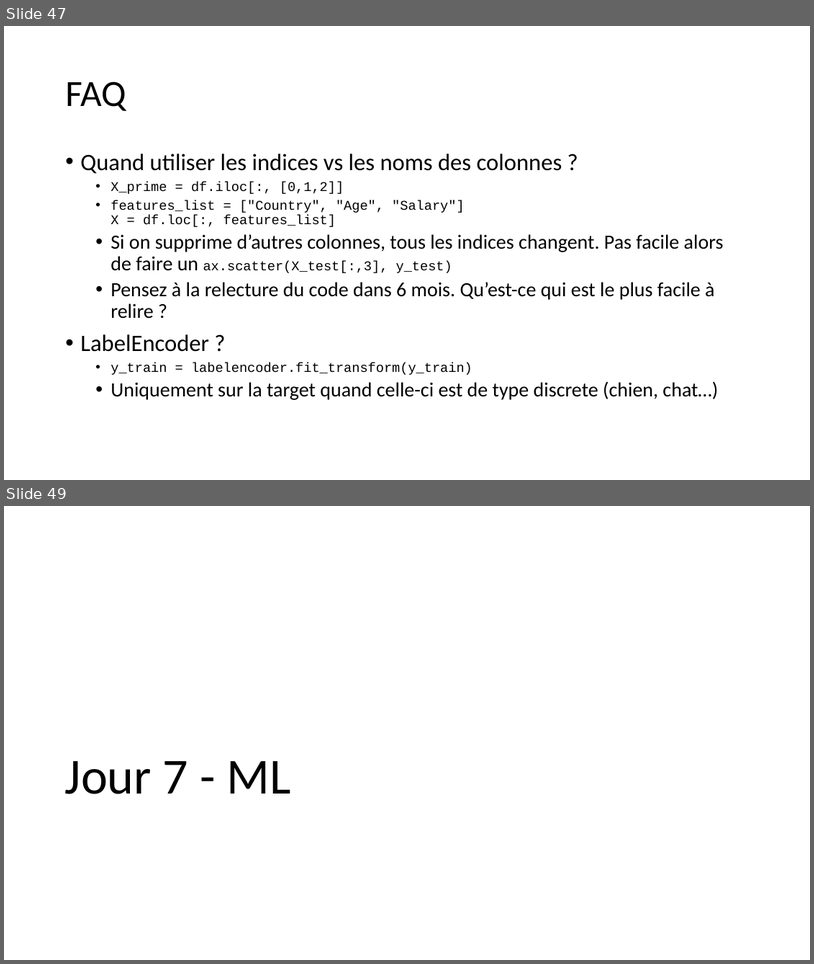
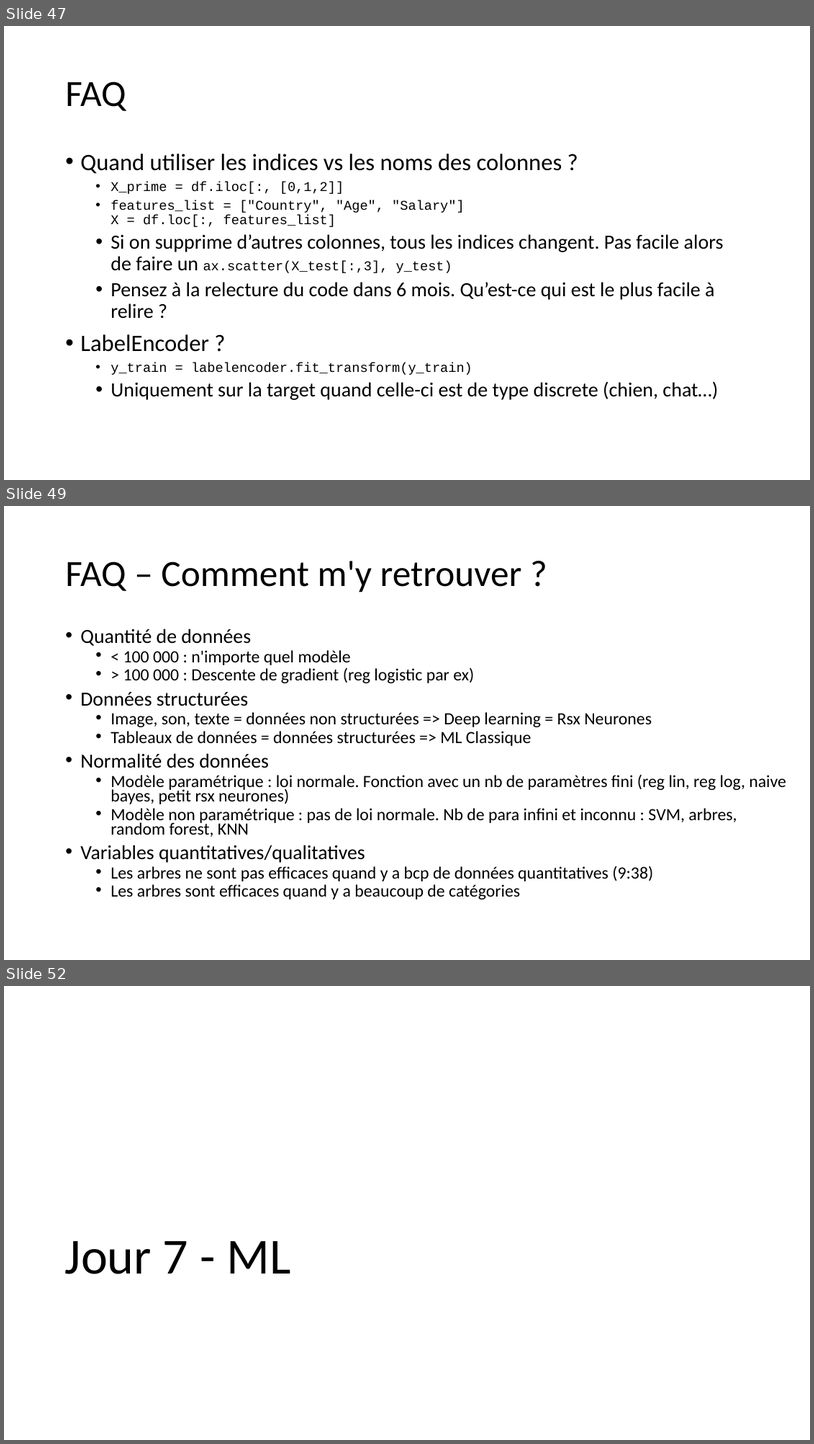
Before and after one commit to 40tude/Data_Essentials_Stage_Oct_2023, a slide deck: 00_notes_de_stage.pptx. Shown one above the other, each under a label of ours: slides 47 and 49 before the commit, slides 47, 49 and 52 after it; the slides between them are not shown. The pictures are 814x964 and 814x1444 pixels, drawn with LibreOffice and Linux fonts; fonts in the diff are those of the drawing. Boxes give left, top, right and bottom in pixels: in the first picture for what was removed or moved away, otherwise in the second. Text is boxed around its words. In the diff, an @@ line names an element or a change of style, - is before the commit and + after.

```diff
--- a/00_notes_de_stage.pptx
+++ b/00_notes_de_stage.pptx
@@ slide 49 added at (4,506,810,960), background #FFFFFF @@
@@ title added at (65,561,522,592), 44 pt, text #000000 @@
+FAQ – Comment m'y retrouver ?
@@ text added at (80,628,787,899), 20.4 pt, text #000000 @@
+• Quantité de données
+  • < 100 000 : n'importe quel modèle
+  • > 100 000 : Descente de gradient (reg logistic par ex)
+• Données structurées
+  • Image, son, texte = données non structurées => Deep learning = Rsx Neurones
+  • Tableaux de données = données structurées => ML Classique
+• Normalité des données
+  • Modèle paramétrique : loi normale. Fonction avec un nb de paramètres fini (reg lin, reg log, naive bayes, petit rsx neurones)
+  • Modèle non paramétrique : pas de loi normale. Nb de para infini et inconnu : SVM, arbres, random forest, KNN
+• Variables quantitatives/qualitatives
+  • Les arbres ne sont pas efficaces quand y a bcp de données quantitatives (9:38)
+  • Les arbres sont efficaces quand y a beaucoup de catégories
@@ what was slide 49 is now slide 52 @@
```
Also in this commit, not shown: 1 slide changed, 2 other slides added, 8 other files.
